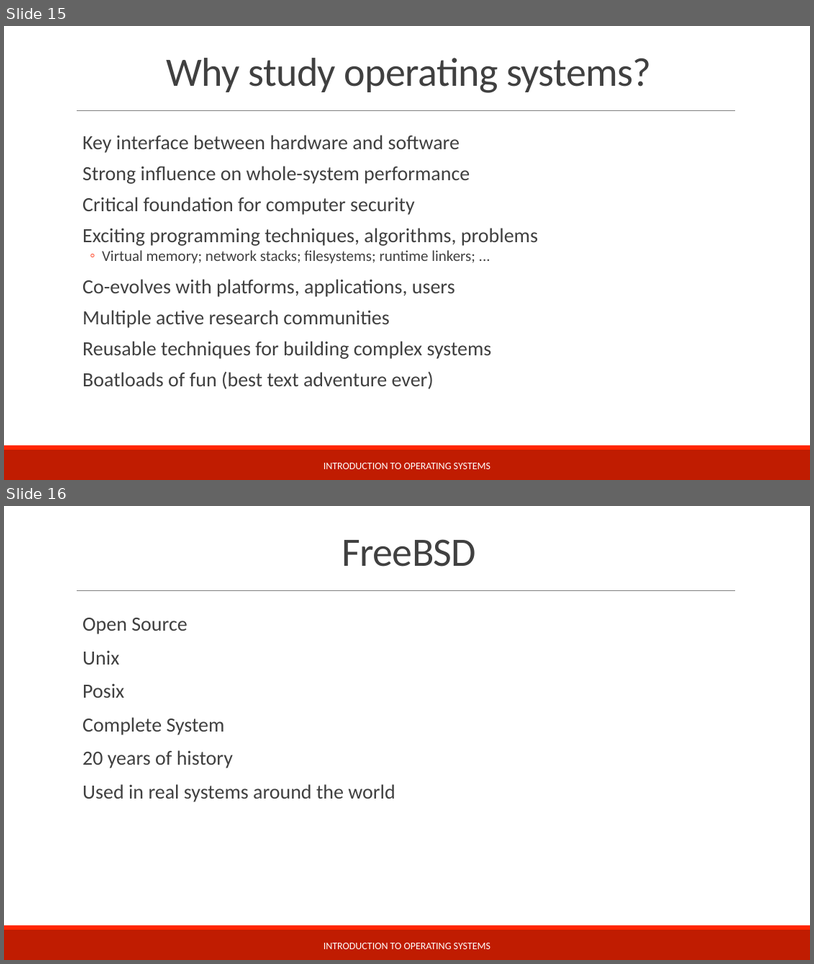
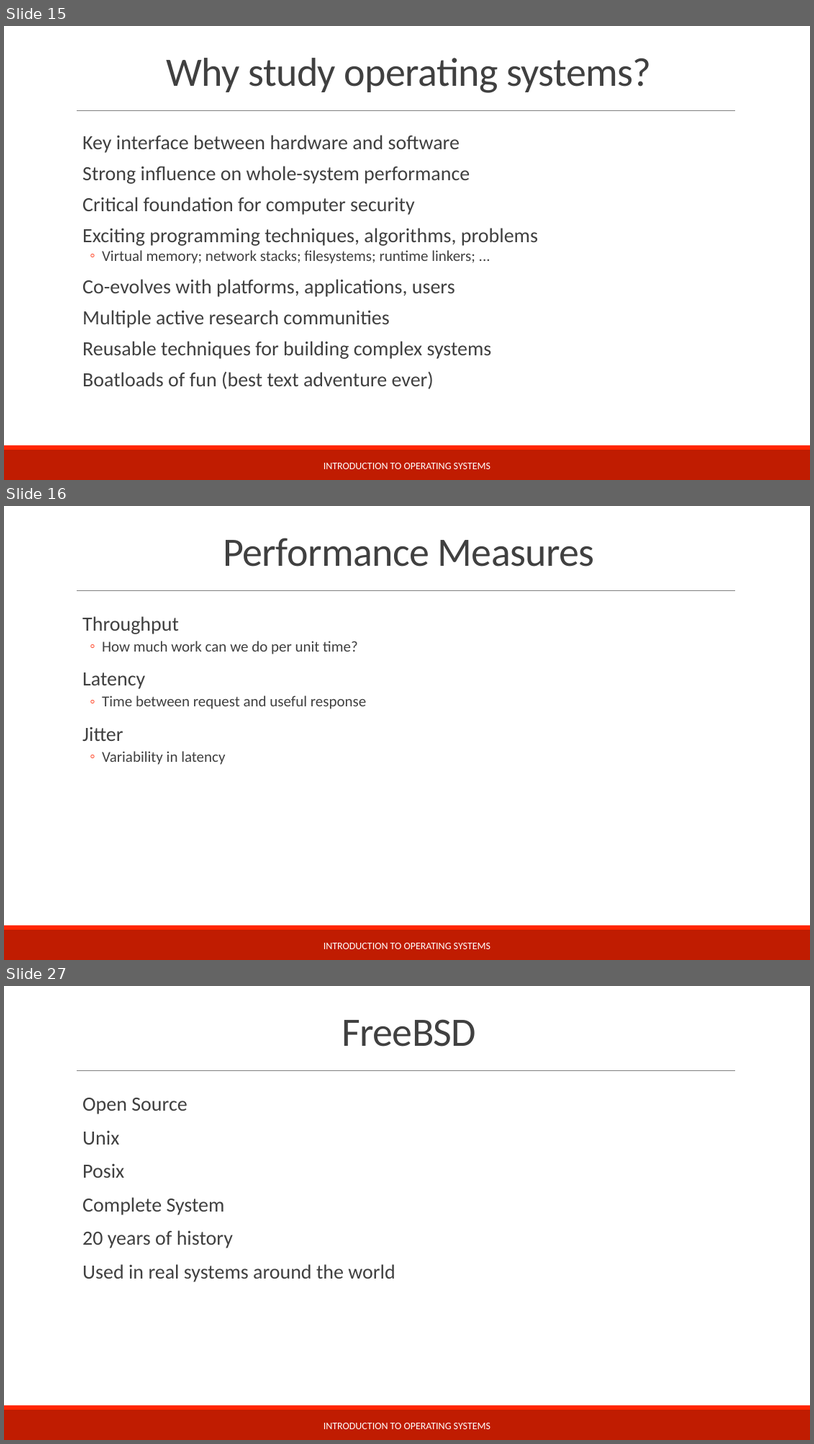
Before and after one commit to teachbsd/course, a slide deck: undergraduate/lectures/introduction.pptx. Shown one above the other, each under a label of ours: slides 15 and 16 before the commit, slides 15, 16 and 27 after it; the slides between them are not shown. The pictures are 814x964 and 814x1444 pixels, drawn with LibreOffice and Linux fonts; fonts in the diff are those of the drawing; background and template pictures are left out. Boxes give left, top, right and bottom in pixels: in the first picture for what was removed or moved away, otherwise in the second. Text is boxed around its words. In the diff, an @@ line names an element or a change of style, - is before the commit and + after.

```diff
--- a/undergraduate/lectures/introduction.pptx
+++ b/undergraduate/lectures/introduction.pptx
@@ slide 16 added at (x1=4, y1=506, x2=810, y2=960), background #FFFFFF; not listed: 3 template elements that a slide beside it also shows @@
@@ title added at (x1=224, y1=538, x2=595, y2=566), 48 pt, text #404040 @@
+Performance Measures
@@ text added at (x1=82, y1=616, x2=366, y2=764), 18 pt, text #404040 @@
+  Throughput
+  ◦ How much work can we do per unit time?
+  Latency
+  ◦ Time between request and useful response
+  Jitter
+  ◦ Variability in latency
@@ text added at (x1=324, y1=942, x2=491, y2=949), 12 pt, text #FFFFFF @@
+INTRODUCTION TO OPERATING SYSTEMS
@@ what was slide 16 is now slide 27 @@
```
Also in this commit, not shown: 10 other slides added, 9 other files.
